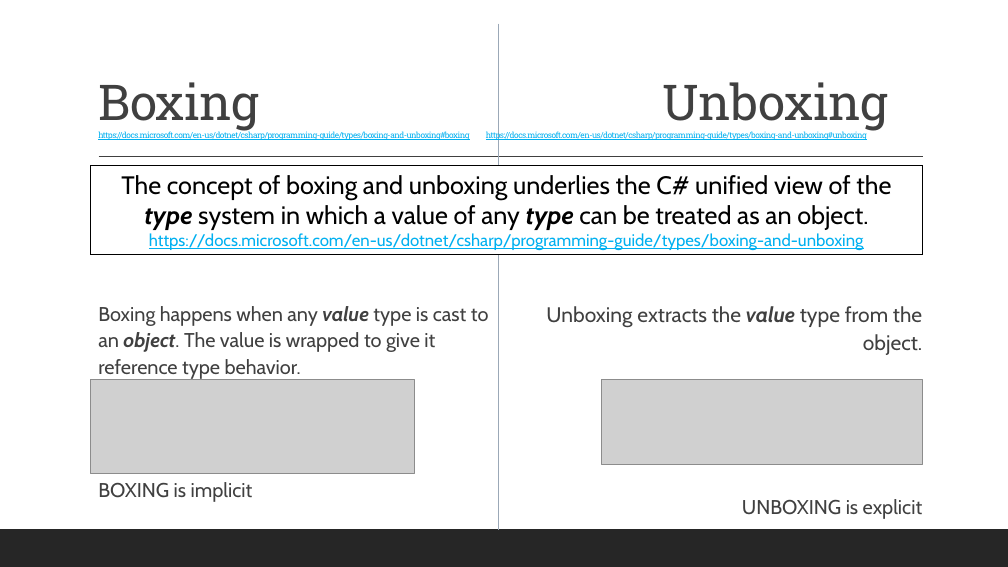
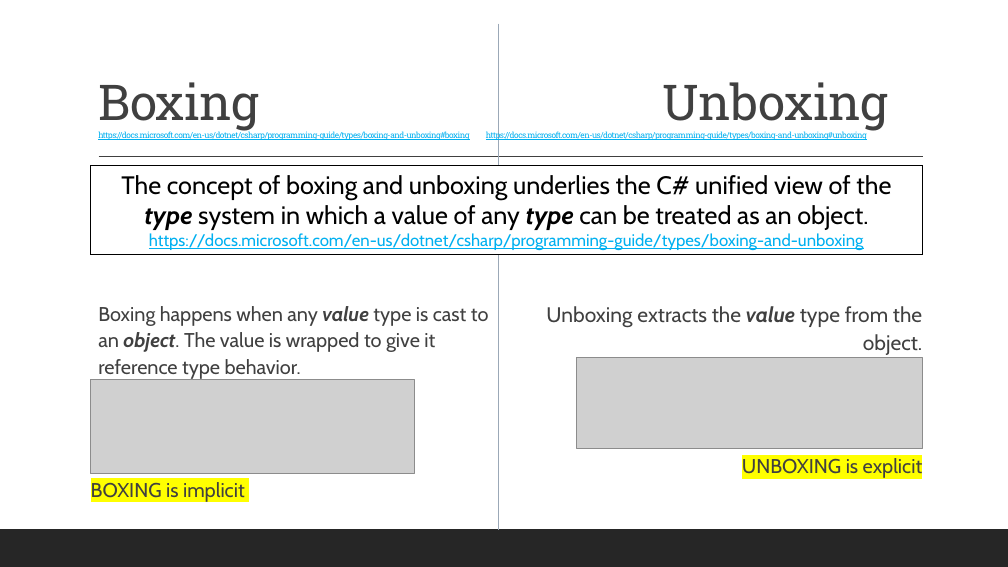
Before and after one commit to 2002-feb24-net/trainer-code, a slide deck: slide 3 of 1-csharp/MarksCodeAndPPTs/DotNetPPTs/D3_.NET_BoxingAndUnboxing.pptx. Drawn at 1008x567 pixels with LibreOffice and Linux fonts; fonts in the diff are those of the drawing; grey boxes stand for pictures. Boxes give left, top, right and bottom in pixels: in the first picture for what was removed or moved away, otherwise in the second. Text is boxed around its words. In the diff, an @@ line names an element or a change of style, - is before the commit and + after.

```diff
--- a/1-csharp/MarksCodeAndPPTs/DotNetPPTs/D3_.NET_BoxingAndUnboxing.pptx
+++ b/1-csharp/MarksCodeAndPPTs/DotNetPPTs/D3_.NET_BoxingAndUnboxing.pptx
@@ picture: place and size @@
-picture at <box>601,380,923,464</box>
+picture at <box>577,358,923,448</box>
@@ text at <box>742,457,923,479</box>: highlight none to #FFFF00 in "UNBOXING is explicit"; bullet   to none @@
@@ text at <box>91,482,245,502</box>: highlight none to #FFFF00 in "BOXING is implicit"; bullet   to none @@
```
Also in this commit, not shown: 1 other slide changed, 1 other file.
